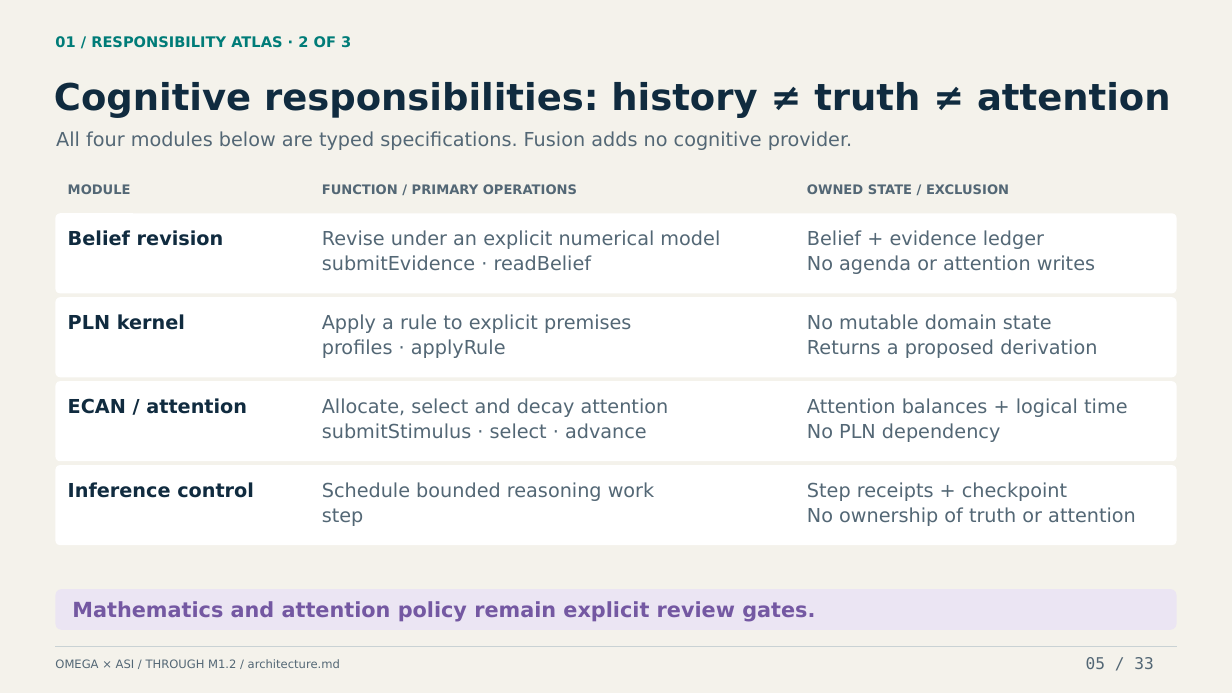
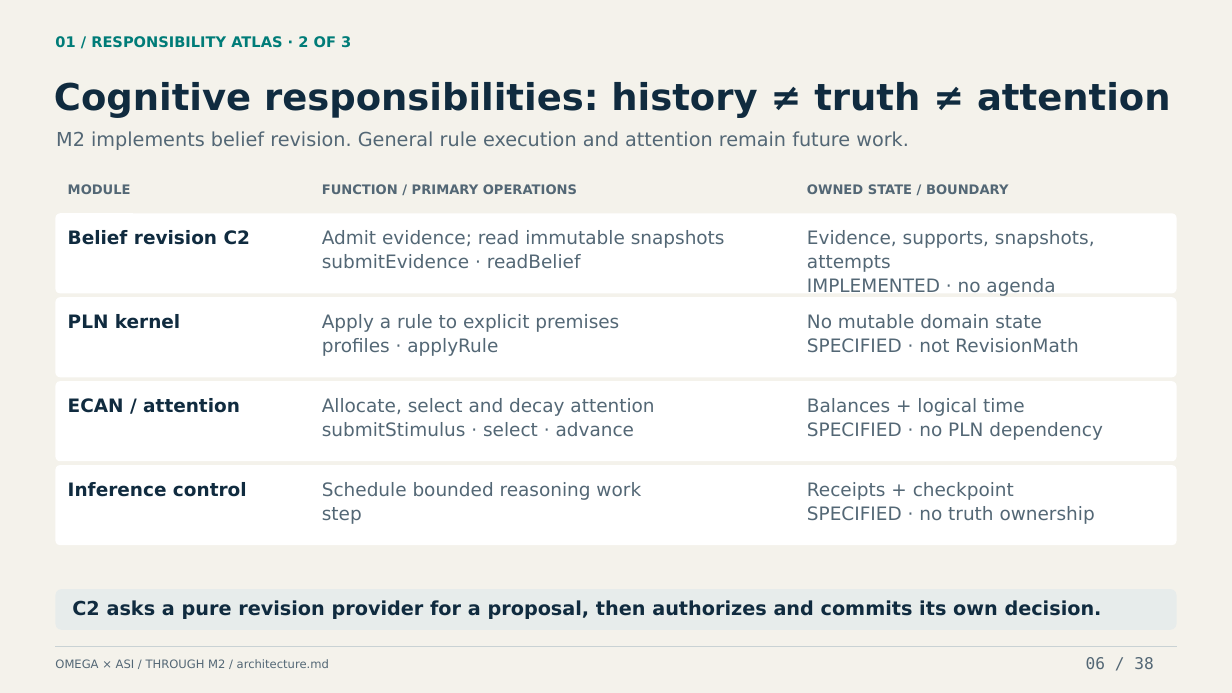
Before and after one commit to machieke/fusion-module-interfaces, a slide deck: slide 6 of docs/presentation/omega-asi-module-interfaces.pptx (slide 5 before the commit). Drawn at 1232x693 pixels with LibreOffice and Linux fonts; fonts in the diff are those of the drawing. Boxes give left, top, right and bottom in pixels: in the first picture for what was removed or moved away, otherwise in the second. Text is boxed around its words. In the diff, an @@ line names an element or a change of style, - is before the commit and + after.

Commit message:
Update conference deck through M2 with an ELI16 executive summary

```diff
--- a/docs/presentation/omega-asi-module-interfaces.pptx
+++ b/docs/presentation/omega-asi-module-interfaces.pptx
@@ text at box(56, 131, 909, 150): text changed @@
-All four modules below are typed specifications. Fusion adds no cognitive provider.
+M2 implements belief revision. General rule execution and attention remain future work.
@@ text at box(807, 184, 1009, 194): text changed @@
-OWNED STATE / EXCLUSION
+OWNED STATE / BOUNDARY
@@ text at box(68, 230, 250, 245): text changed; size 15 to 14.4 pt @@
-Belief revision
+Belief revision C2
@@ text at box(322, 230, 725, 248): text changed; size 15 to 14.4 pt @@
-Revise under an explicit numerical model
+Admit evidence; read immutable snapshots
@@ text at box(807, 230, 1095, 248): text changed; size 15 to 14.4 pt @@
-Belief + evidence ledger
+Evidence, supports, snapshots,
@@ text added at box(807, 255, 891, 272), 14.4 pt, text #536775 @@
+attempts
@@ text at box(807, 278, 1055, 296): text changed; size 15 to 14.4 pt @@
-No agenda or attention writes
+IMPLEMENTED · no agenda
@@ text removed at box(807, 339, 1097, 358) @@
-Returns a proposed derivation
@@ text added at box(807, 338, 1078, 352), 14.4 pt, text #536775 @@
+SPECIFIED · not RevisionMath
@@ text at box(807, 398, 1025, 416): text changed; size 15 to 14.4 pt @@
-Attention balances + logical time
+Balances + logical time
@@ text at box(807, 422, 1103, 440): text changed; size 15 to 14.4 pt @@
-No PLN dependency
+SPECIFIED · no PLN dependency
@@ size 15 to 14.4 pt in 11 elements at box(322, 314, 619, 332), box(322, 398, 654, 416), box(322, 482, 641, 500), box(807, 314, 1042, 328), box(68, 314, 180, 329), box(68, 398, 240, 413), box(68, 482, 247, 497), box(322, 338, 498, 356), box(322, 254, 581, 268), box(322, 422, 635, 436), box(322, 507, 362, 524) @@
@@ text at box(807, 482, 1014, 500): text changed; size 15 to 14.4 pt @@
-Step receipts + checkpoint
+Receipts + checkpoint
@@ text at box(807, 506, 1095, 524): text changed; size 15 to 14.4 pt @@
-No ownership of truth or attention
+SPECIFIED · no truth ownership
@@ rounded rectangle at box(55, 590, 1177, 630): fill #EBE5F3 to #E7ECEB @@
@@ text at box(72, 600, 1102, 619): text changed; size 16.2 to 15 pt; text colour #7458A2 to #102B3F @@
-Mathematics and attention policy remain explicit review gates.
+C2 asks a pure revision provider for a proposal, then authorizes and commits its own decision.
@@ text at box(55, 659, 329, 668): text changed @@
-OMEGA × ASI / THROUGH M1.2 / architecture.md
+OMEGA × ASI / THROUGH M2 / architecture.md
@@ text at box(1086, 657, 1153, 669): text changed @@
-05 / 33
+06 / 38
```
Also in this commit, not shown: 8 other slides changed, 29 slides added, 24 slides removed, 47 other files.
